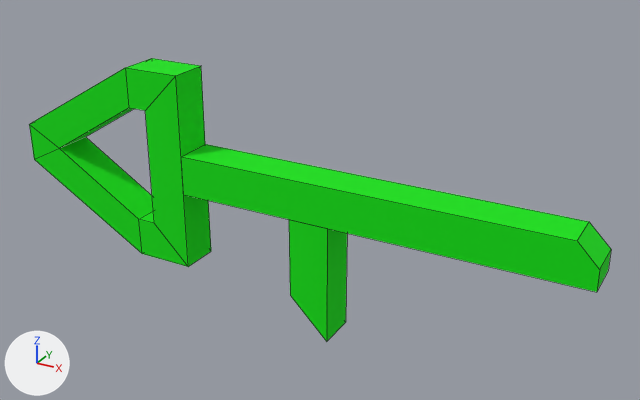
The FBX model unity_project/Paper Box/Assets/Models/Items/Items.fbx_Key_8.fbx as it was, and as the next commit left it.
Rendered twice from a 50 mm lens placed at (3.252, -4.329, 0.163), pointed at (3.065, -3.99, -0.007). Every picture has the same lights, and +X, +Y and +Z are marked at lower left. Mesh edges are drawn as thin lines.

Objects in the first picture: 'Key 8'.
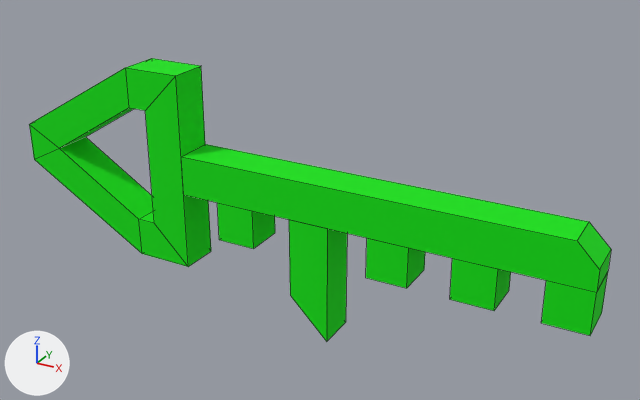
The edits, one by one:
me_cube_057 has 40 vertices, 36 faces and spans x -0.1..0.2, y -0.01..0.01, z -0.07..0.05.
me_cube_057 is used by ob_key_8; location (3.0, -4.0, 0.0).
me_cube_057 part 1: a new loose piece, a box spanning x 0.02..0.04, y -0.01..0.01, z -0.03..-0.01, in mat_green (green #00e401).
me_cube_057 part 2: a new loose piece, a box spanning x 0.1..0.12, y -0.01..0.01, z -0.03..-0.01, in mat_green (green #00e401).
me_cube_057 part 3: a new loose piece, a box spanning x 0.14..0.16, y -0.01..0.01, z -0.03..-0.01, in mat_green (green #00e401).
me_cube_057 part 4: a new loose piece, a box spanning x 0.18..0.2, y -0.01..0.01, z -0.03..-0.01, in mat_green (green #00e401).

Location of each change, [x1, y1, x2, y2] in pixels of the pictures (640 x 400 px):
part 1 of me_cube_057, added (green)
    after: [217, 203, 275, 249]
part 2 of me_cube_057, added (green)
    after: [366, 238, 425, 288]
part 3 of me_cube_057, added (green)
    after: [450, 258, 511, 311]
part 4 of me_cube_057, added (green)
    after: [541, 272, 608, 336]
